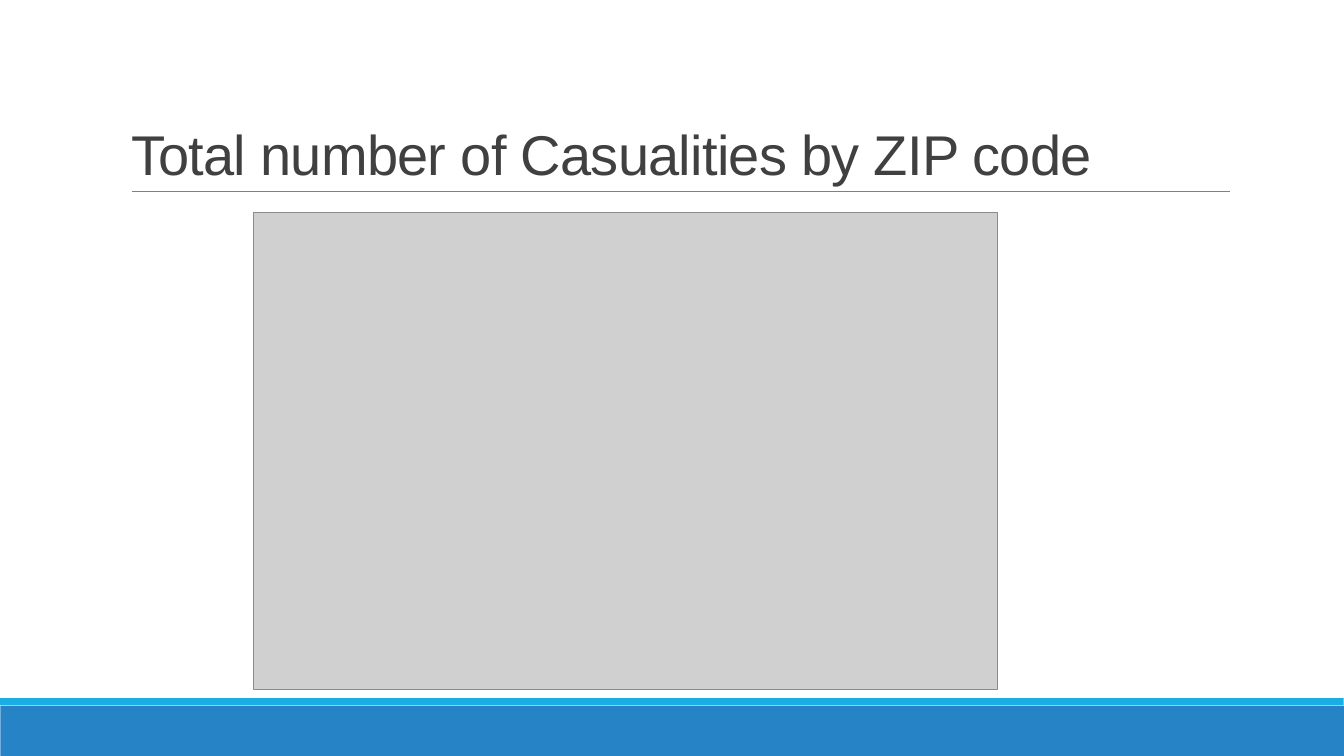
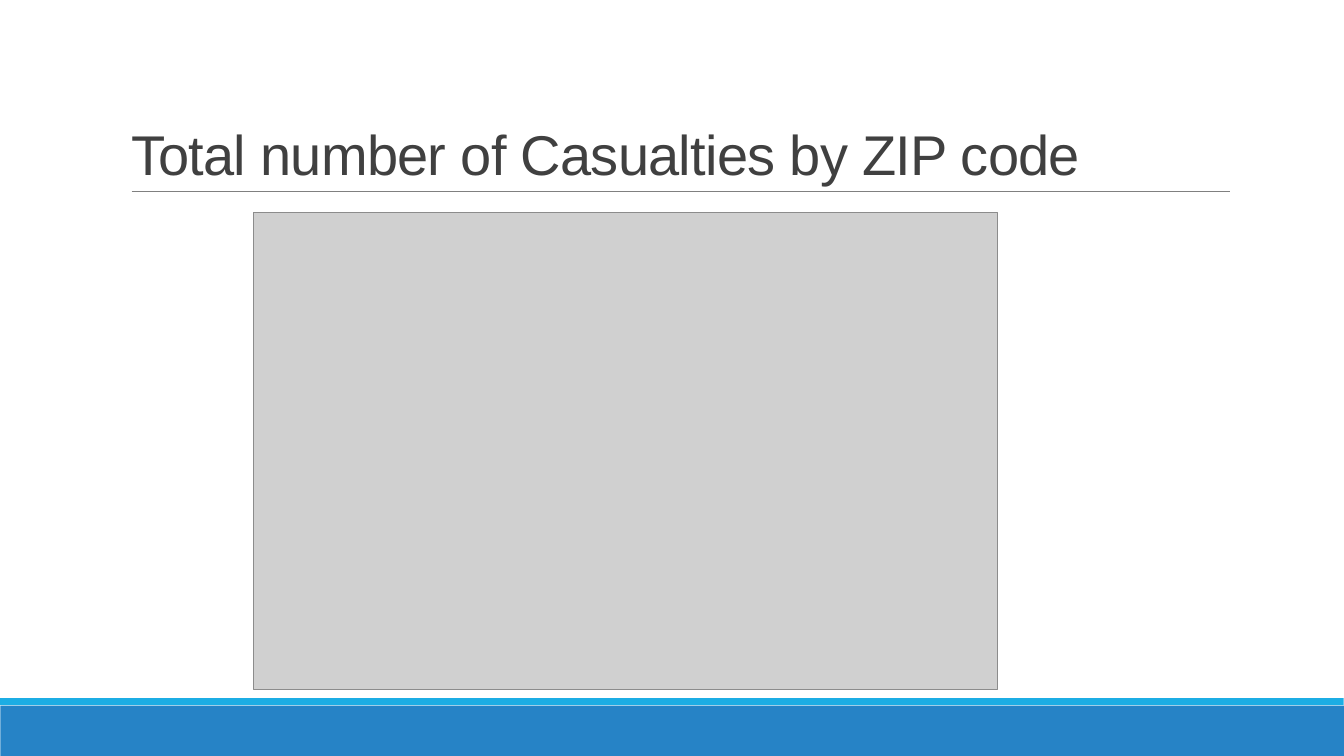
Before and after one commit to nycdatasci/bootcamp006_project, a slide deck: slide 8 of Project1-ExploreVis/NandaRajarathinam/NYC Motor Vehicle Collision Exploratory Analysis.pptx. Drawn at 1344x756 pixels with LibreOffice and Linux fonts; fonts in the diff are those of the drawing; grey boxes stand for pictures. Boxes give left, top, right and bottom in pixels: in the first picture for what was removed or moved away, otherwise in the second. Text is boxed around its words. In the diff, an @@ line names an element or a change of style, - is before the commit and + after.

```diff
--- a/Project1-ExploreVis/NandaRajarathinam/NYC Motor Vehicle Collision Exploratory Analysis.pptx
+++ b/Project1-ExploreVis/NandaRajarathinam/NYC Motor Vehicle Collision Exploratory Analysis.pptx
@@ title at (131,134,1080,184): text changed @@
-Total number of Casualities by ZIP code
+Total number of Casualties by ZIP code
```
Also in this commit, not shown: 2 other slides changed, 16 other files.
